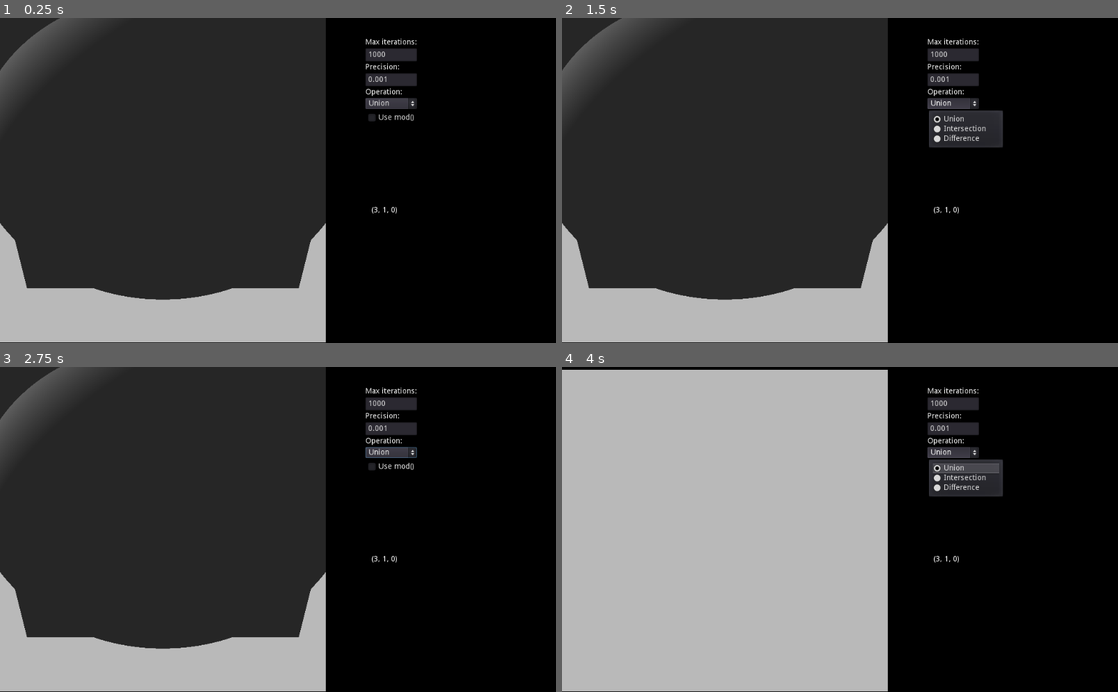
Above: before the commit, frames 1-4 (two rows, left to right).
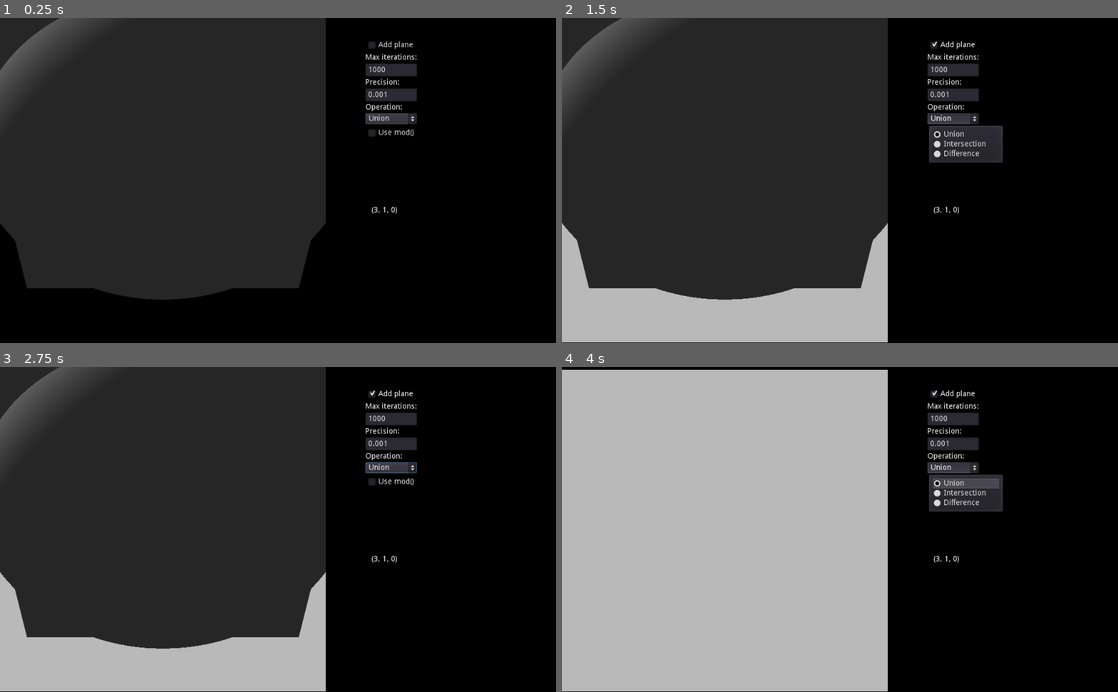
Above: after the commit, the same moments.

Repository: Castux/code-club
Game: Godot game, scene res://Raymarching/Raymarching.tscn
Same seed, same stepped clock (60 frames per second), same inputs: the game is played once before the commit and once after it. This scene is started directly instead of the project's main scene.
Inputs (mouse positions are in pixels of both pictures, inside the frame that each line leads up to):
- Up to frame 1 (0.25 s): no input
- Up to frame 2 (1.5 s): click (951, 44) at 0.5 s, where only the run after the commit has a clickable "Add plane"; click "Union" at 1.25 s
- Up to frame 3 (2.75 s): click "Use mod()" at 2 s
- Up to frame 4 (4 s): tap Enter at 2.75 s; hold Right 2.78-3.53 s; hold Q 2.78-3.53 s; hold Down from 3.53 s (still down); tap Q at 3.6 s

The runs differ from the first frame. In frame 1, 12% of the frame differs, in the area x 0-75%, y 6-100%; in frame 2, 2.8%; in frame 3, 1.9%; in frame 4, 3.0%.

Commit message:
Adplane

Diff:
--- a/shadertoys/Raymarching/Raymarching.gd
+++ b/shadertoys/Raymarching/Raymarching.gd
@@ -41,6 +41,7 @@
 	$Canvas.material.set_shader_param("position", position)
 	$Canvas.material.set_shader_param("direction", direction)
 
+	$Canvas.material.set_shader_param("addPlane", int($Buttons/Plane.pressed))
 	$Canvas.material.set_shader_param("maxIter", int($Buttons/MaxIter.text))
 	$Canvas.material.set_shader_param("precision", float($Buttons/Precision.text))
 	$Canvas.material.set_shader_param("op", float($Buttons/Op.selected))
--- a/shadertoys/Raymarching/Raymarching.shader
+++ b/shadertoys/Raymarching/Raymarching.shader
@@ -3,6 +3,7 @@
 
 uniform vec3 position;
 uniform vec3 direction;
+uniform bool addPlane = false;
 uniform float fov = 1;
 uniform int maxIter = 1000;
 uniform float precision = 0.001;
@@ -49,7 +50,6 @@
 	}
 
 	float s = sphere(pos, vec3(3,0,3), 1.5);
-	float p = plane(pos, vec3(0,1,0), -1);
 	float c = cube(pos, vec3(3,0,3), 1);
 
 	float mainObj;
@@ -66,7 +66,12 @@
 		mainObj = difference(s,c);
 	}
 
-	return union(mainObj,p);
+	if(addPlane)
+	{
+		mainObj = union(mainObj, plane(pos, vec3(0,1,0), -1));
+	}
+
+	return mainObj;
 }
 
 vec3 gradient(vec3 pos)
--- a/shadertoys/Raymarching/Raymarching.tscn
+++ b/shadertoys/Raymarching/Raymarching.tscn
@@ -7,6 +7,7 @@
 shader = ExtResource( 2 )
 shader_param/position = null
 shader_param/direction = null
+shader_param/addPlane = false
 shader_param/fov = 1.0
 shader_param/maxIter = 1000
 shader_param/precision = 0.001
@@ -47,48 +48,54 @@
 margin_right = -269.0
 margin_bottom = -429.0
 
+[node name="Plane" type="CheckBox" parent="Buttons"]
+margin_right = 95.0
+margin_bottom = 24.0
+text = "Add plane"
+
 [node name="Label" type="Label" parent="Buttons"]
+margin_top = 28.0
 margin_right = 95.0
-margin_bottom = 14.0
+margin_bottom = 42.0
 text = "Max iterations:"
 
 [node name="MaxIter" type="LineEdit" parent="Buttons"]
-margin_top = 18.0
+margin_top = 46.0
 margin_right = 95.0
-margin_bottom = 42.0
+margin_bottom = 70.0
 focus_mode = 1
 text = "1000"
 focus_mode = 1
 
 [node name="Label2" type="Label" parent="Buttons"]
-margin_top = 46.0
+margin_top = 74.0
 margin_right = 95.0
-margin_bottom = 60.0
+margin_bottom = 88.0
 text = "Precision:"
 
 [node name="Precision" type="LineEdit" parent="Buttons"]
-margin_top = 64.0
+margin_top = 92.0
 margin_right = 95.0
-margin_bottom = 88.0
+margin_bottom = 116.0
 focus_mode = 1
 text = "0.001"
 focus_mode = 1
 
 [node name="Label3" type="Label" parent="Buttons"]
-margin_top = 92.0
+margin_top = 120.0
 margin_right = 95.0
-margin_bottom = 106.0
+margin_bottom = 134.0
 text = "Operation:"
 
 [node name="Op" type="OptionButton" parent="Buttons"]
-margin_top = 110.0
+margin_top = 138.0
 margin_right = 95.0
-margin_bottom = 130.0
+margin_bottom = 158.0
 
 [node name="UseMod" type="CheckBox" parent="Buttons"]
-margin_top = 134.0
+margin_top = 162.0
 margin_right = 95.0
-margin_bottom = 158.0
+margin_bottom = 186.0
 text = "Use mod()"
 
 [connection signal="mouse_entered" from="Background" to="." method="unfocus"]
